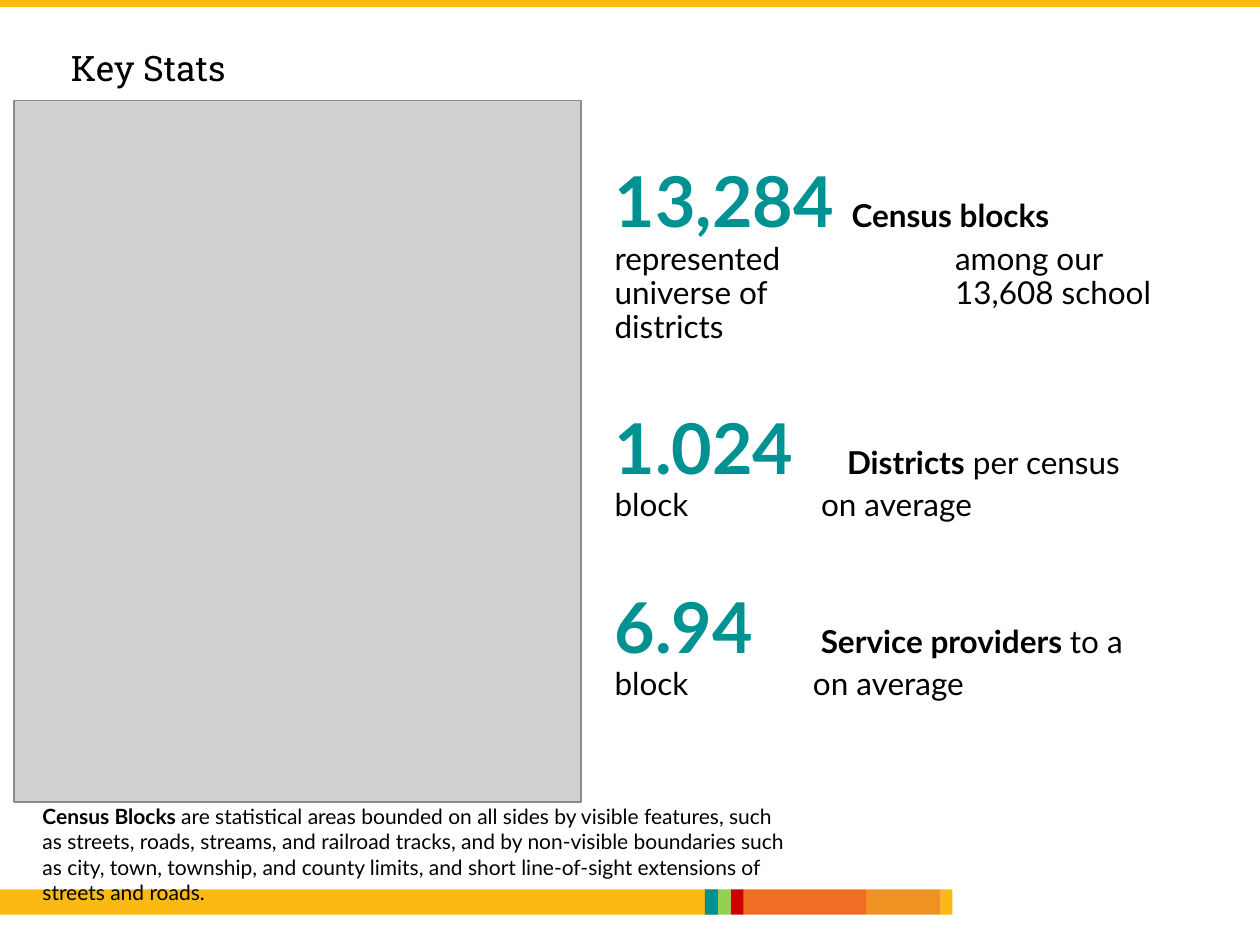
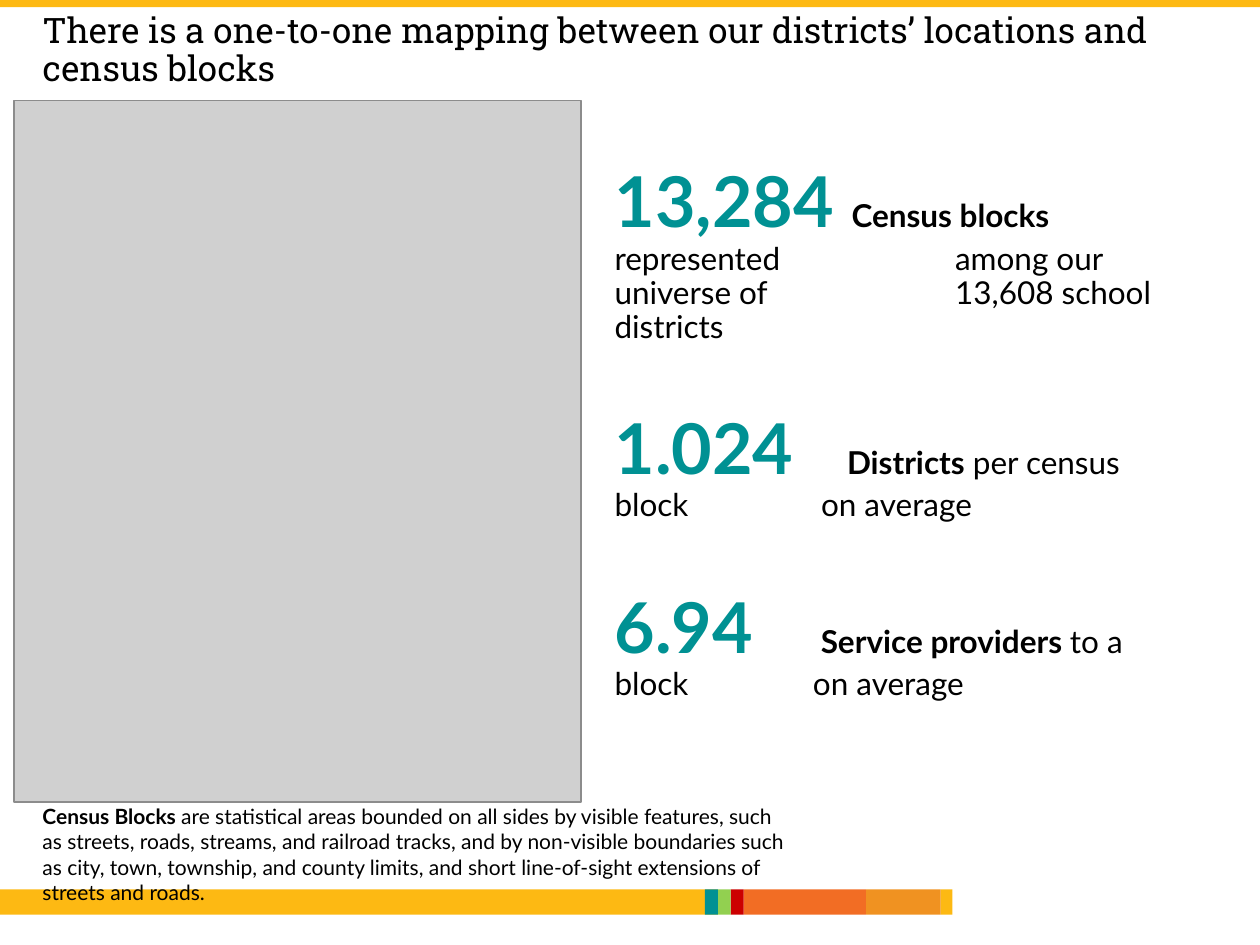
Before and after one commit to mtejas88/esh, a slide deck: slide 3 of Projects/Form_477_Analysis/Final/Form 477 Analysis.pptx (slide 4 before the commit). Drawn at 1260x945 pixels with LibreOffice and Linux fonts; fonts in the diff are those of the drawing; grey boxes stand for pictures; background and template pictures are left out. Boxes give left, top, right and bottom in pixels: in the first picture for what was removed or moved away, otherwise in the second. Text is boxed around its words. In the diff, an @@ line names an element or a change of style, - is before the commit and + after.

```diff
--- a/Projects/Form_477_Analysis/Final/Form 477 Analysis.pptx
+++ b/Projects/Form_477_Analysis/Final/Form 477 Analysis.pptx
@@ title at [43, 16, 1147, 82]: text changed @@
-Key Stats
+There is a one-to-one mapping between our districts’ locations and census blocks
```
Also in this commit, not shown: 2 other slides changed, 1 slide removed, 2 other files.
